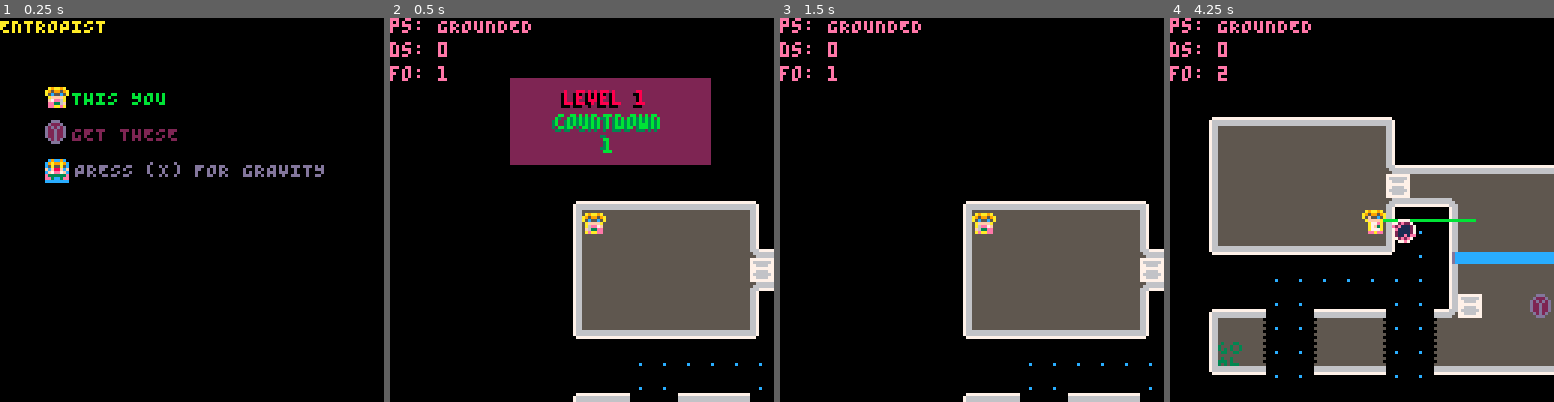
Above: before the commit, frames 1-4 (left to right).
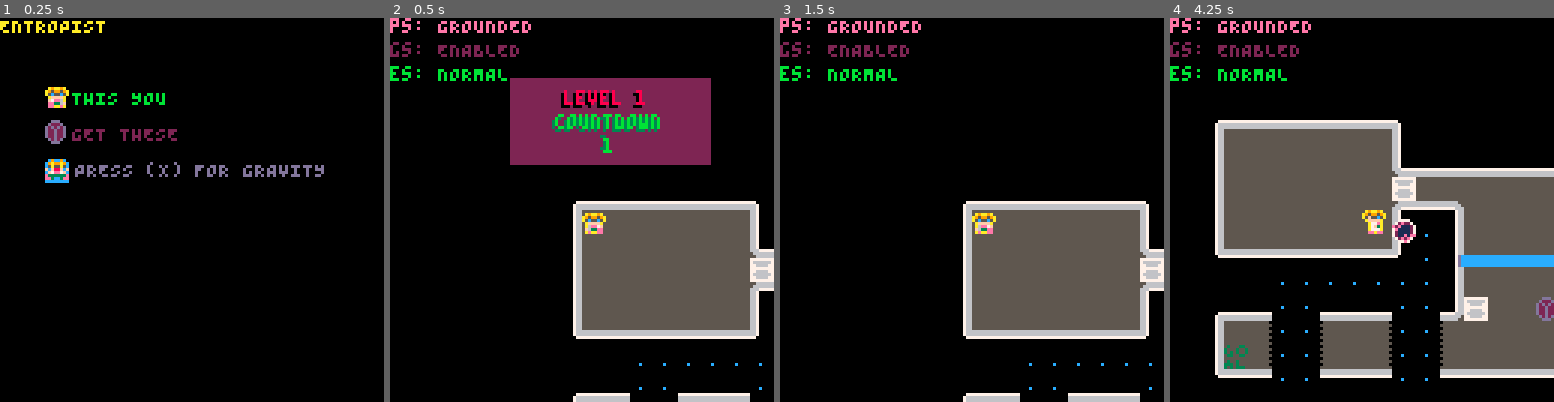
Above: after the commit, the same moments.

Repository: kitasuna/pico8-ttuor
Game: PICO-8 cartridge main.p8
The game is run twice, just before and just after one commit, with the same random seed, the same clock (stepped at 60 frames per second) and the same inputs.
Inputs:
- Up to frame 1 (0.25 s): no input
- Up to frame 2 (0.5 s): tap X (X key) at 0.33 s
- Up to frame 3 (1.5 s): tap O (Z key) at 0.7 s; tap X (X key) at 1.07 s
- Up to frame 4 (4.25 s): hold Right 1.6-2.1 s; tap O (Z key) every 0.4 s from 1.7 to 4.1 s; tap X (X key) at 1.85, 2.97, 4.08 s; hold Up 2.15-2.42 s; hold Right 2.47-3.03 s; hold Left 3.08-3.58 s; hold Down 3.63-3.97 s; hold Right from 4.02 s (still down)

Frame 1 is identical in both runs. In frame 2, 1.0% of the frame differs, in the area x 0-34%, y 6-17%; in frame 3, 1.0%; in frame 4, 13%, in the area x 0-100%, y 6-95%.

Commit message:
Add rotation after grabbing block

Diff:
--- a/const.lua
+++ b/const.lua
@@ -50,5 +50,10 @@
 PLAYER_STATE_GROUNDED = "GROUNDED"
 PLAYER_STATE_FLOATING = "FLOATING"
 PLAYER_STATE_SLIDING = "SLIDING"
+PLAYER_STATE_HOLDING = "HOLDING"
 PLAYER_STATE_DEAD_FALLING = "DEAD_FALLING"
 PLAYER_STATE_DEAD_ZAPPED = "DEAD_ZAPPED"
+
+ENT_STATE_NORMAL = "NORMAL"
+ENT_STATE_BROKEN = "BROKEN"
+ENT_STATE_HELD = "HELD"
--- a/entity.lua
+++ b/entity.lua
@@ -45,7 +45,7 @@
 
   -- String -> { item: Item, beam: Beam }
   ent_man.handle_beam_item_collision = function(name, payload)
-    payload.item.state = "BROKEN"
+    payload.item.state = ENT_STATE_BROKEN
     payload.item.feels_grav = false
     payload.item.vel_x = 0
     payload.item.vel_y = 0
@@ -58,14 +58,77 @@
     })
   end
 
+  ent_man.handle_gbeam_removed = function(name, payload)
+    for k, ent in pairs(ent_man.ents) do
+      if ent.tgt_x != nil or ent.tgt_y != nil then
+        ent.vel_x = 0
+        ent.vel_y = 0
+        ent.tgt_x = nil
+        ent.tgt_y = nil
+      end
+    end
+  end
+
+  ent_man.handle_button = function(name, payload)
+    for k, ent in pairs(ent_man.ents) do
+      if ent.state == ENT_STATE_HELD then
+        if (payload.input_mask & (1 << BTN_O)) == 0 then
+          -- unhand that item!
+          ent.state = ENT_STATE_NORMAL
+        end
+      end
+    end
+  end
+
+  -- String -> { rotation: Rotation, pos_x: Int, pos_y Int }
+  ent_man.handle_player_rotation = function(name, payload)
+    for k, ent in pairs(ent_man.ents) do
+      if ent.state == ENT_STATE_HELD then
+        printh("rotevent: "..payload.rotation)
+        printh("player0: "..payload.pos_x..","..player.pos_y)
+        -- Get coords relative to event coords (payload.pos_x/pos_y)
+        local rot_type = payload.rotation
+        local rel_x = flr(get_center_x(ent) - payload.pos_x)
+        -- y coords are flipped since we're basically working in 4th quadrant
+        -- in our base coord system
+        local rel_y = flr(get_center_y(ent) - payload.pos_y)
+        printh("rel: "..rel_x..","..rel_y)
+        printh("ent: "..ent.pos_x..","..ent.pos_y)
+        printh("player1: "..payload.pos_x..","..player.pos_y)
+        if rot_type == "ROTATION_90_LEFT" then
+          ent.pos_x = payload.pos_x - (-rel_y) - (ent.size_x \ 2)
+          ent.pos_y = payload.pos_y - rel_x - (ent.size_y \ 2)
+        elseif rot_type == "ROTATION_90_RIGHT" then
+          ent.pos_x = payload.pos_x + (-rel_y) - (ent.size_x \ 2)
+          ent.pos_y = payload.pos_y + rel_x - (ent.size_y \ 2)
+        elseif rot_type == "ROTATION_180_RIGHT" then
+          ent.pos_x = payload.pos_x - rel_x - (ent.size_x \ 2)
+          ent.pos_y = ent.pos_y
+        elseif rot_type == "ROTATION_180_LEFT" then
+          ent.pos_x = payload.pos_x - rel_x - (ent.size_x \2)-- - ent.size_x
+          ent.pos_y = ent.pos_y
+        elseif rot_type == "ROTATION_180_UP" then
+          ent.pos_x = ent.pos_x
+          ent.pos_y = payload.pos_y - rel_y - (ent.size_y \ 2)
+        elseif rot_type == "ROTATION_180_DOWN" then
+          ent.pos_x = ent.pos_x
+          ent.pos_y = payload.pos_y - rel_y - (ent.size_y \ 2)
+          --printh("rotright newent: "..ent.pos_x..","..ent.pos_y)
+        end
+
+        printh("newent: "..ent.pos_x..","..ent.pos_y)
+        -- we only need to do this for one ent, so return
+        return
+      end
+    end
+  end
+
   return ent_man
 end
 
 -- Entity -> XPos -> YPos -> Direction -> Entity
 function do_gravity(ent, pos_x, pos_y, direction)
-    printh("Doing grav on:"..ent.type)
   if ent.feels_grav == true then
-    printh("Feeling grav!")
     local ent_vel = 1
     if direction == DIRECTION_UP then
       -- vel should be downwards
@@ -92,8 +155,6 @@
       ent.tgt_x = pos_x
       ent.tgt_y = ent.pos_y
     end
-    printh("tgt: "..ent.tgt_x..","..ent.tgt_y)
-    printh("vel: "..ent.vel_x..","..ent.vel_y)
   end
 
   return ent
@@ -106,8 +167,8 @@
   tmp.vel_y = 0
   tmp.type = ENT_ITEM
   tmp.can_travel = 1 << FLAG_FLOOR
-  tmp.state = "NONE"
-  tmp.frames = { NONE={frames={28}, len=20}, BROKEN={frames={29}, len=20} }
+  tmp.state = ENT_STATE_NORMAL
+  tmp.frames = { NORMAL={frames={28}, len=20}, BROKEN={frames={29}, len=20}, HELD={frames={28}, len=10} }
   tmp.frame_half_step = 0
   tmp.frame_offset = 1
   tmp.feels_grav = true
@@ -124,8 +185,8 @@
   tmp.vel_y = 0
   tmp.type = ENT_BOX
   tmp.can_travel = 1 << FLAG_FLOOR
-  tmp.state = "NONE"
-  tmp.frames = { NONE={frames={43},len=10} }
+  tmp.state = ENT_STATE_NORMAL
+  tmp.frames = { NORMAL={frames={43},len=10}, HELD={frames={43},len=10} }
   tmp.frame_half_step = 0
   tmp.frame_offset = 1
   tmp.feels_grav = true
@@ -270,7 +331,9 @@
         tmp.vel_y = 0
         tmp.tgt_x = nil
         tmp.tgt_y = nil
-      end
-    end
-  end
-end
+        tmp.state = ENT_STATE_HELD
+        qm.ae("ENTITY_REACHES_TARGET", {})
+      end
+    end
+  end
+end
--- a/grav.lua
+++ b/grav.lua
@@ -2,7 +2,8 @@
   local gm = {
     gravities = {},
     projectiles = {},
-    gbeams = {},
+    gbeam = nil,
+    state = "ENABLED",
   }
 
   gm.reset = function()
@@ -44,35 +45,36 @@
 
   -- String -> { pos_x: Int, pos_y: Int, direction: Int, input_mask: Int }
   gm.handle_button = function(name, payload)
-
-     if (payload.input_mask & (1 << BTN_O)) > 0 and count(gm.gbeams) < 1 then
-       local pos_x = payload.pos_x
-       local pos_y = payload.pos_y
-       printh("OrigPos: "..payload.pos_x..","..payload.pos_y)
-       printh("Direction: "..payload.direction)
-       if payload.direction == DIRECTION_UP then
-         pos_y -= 6
-       elseif payload.direction == DIRECTION_DOWN then
-         pos_y += 6
-       elseif payload.direction == DIRECTION_RIGHT then
-         pos_x += 6
-       elseif payload.direction == DIRECTION_LEFT then
-         pos_x -= 6
-       end
-       printh("NewPos: "..pos_x..","..pos_y)
-       local tmp = new_gbeam({pos= {x=pos_x, y=pos_y}, direction=payload.direction})
-
-       add(gm.gbeams, tmp)
-    end
-
-    if (payload.input_mask & (1 << BTN_X)) > 0 then
-      -- Launch gravity, so eliminate existing gravs?
-      -- Maybe need to work this out in level design first
-      if count(gm.projectiles) > 0 then
-        -- del(gm.projectiles, gm.projectiles[1])
-        return
-      end
-
+    if gm.state == "DISABLED" and (payload.input_mask & (1 << BTN_O)) == 0 then
+      gm.state = "ENABLED"
+      return
+    elseif gm.state == "DISABLED" then
+      return
+    end
+
+    if (payload.input_mask & (1 << BTN_O)) > 0 and gm.gbeam == nil then
+      local pos_x = payload.pos_x
+      local pos_y = payload.pos_y
+      if payload.direction == DIRECTION_UP then
+        pos_y -= 6
+      elseif payload.direction == DIRECTION_DOWN then
+        pos_y += 6
+      elseif payload.direction == DIRECTION_RIGHT then
+        pos_x += 6
+      elseif payload.direction == DIRECTION_LEFT then
+        pos_x -= 6
+      end
+      local tmp = new_gbeam({pos= {x=pos_x, y=pos_y}, direction=payload.direction})
+
+      gm.gbeam = tmp
+    elseif (payload.input_mask & (1 << BTN_O)) == 0 and gm.gbeam != nil then
+      -- Remove gbeam
+      gm.gbeam = nil
+      -- Add event to stop affected items
+      qm.ae("GBEAM_REMOVED", {})
+    end
+
+    if (payload.input_mask & (1 << BTN_X)) > 0 and count(gm.projectiles) == 0 then
       local pos_x = payload.pos_x
       local pos_y = payload.pos_y
       if payload.direction == 0 then
@@ -93,6 +95,12 @@
     end
   end
 
+  gm.handle_entity_reaches_target = function(name, payload)
+    -- ej add handling here...
+    gm.state = "DISABLED"
+    gm.gbeam = nil
+  end
+
   gm.update = function()
     for k, g in pairs(gm.gravities) do
       g.update()
@@ -101,11 +109,8 @@
       end
     end
 
-    for k, g in pairs(gm.gbeams) do
-      g.update()
-      if g.state == "DEAD" then
-        del(gm.gbeams, g)
-      end
+    if gm.gbeam != nil then
+      gm.gbeam.update()
     end
 
     for k, p in pairs(gm.projectiles) do
@@ -188,8 +193,6 @@
   tmp.direction = payload.direction
   -- Set to max extent, can always pull this in later
   tmp.tail = { pos = move_in_direction(payload.direction, payload.pos, 30) }
-  -- tmp.size = { x=1, y=1 }
-  tmp.ttl = 30
   tmp.state = "HELD"
 
   -- Move in direction until we hit:
@@ -202,25 +205,21 @@
   while (iter_pos.x != flr(tmp.tail.pos.x) or iter_pos.y != flr(tmp.tail.pos.y)) and not collision_found do
     iter_pos = move_in_direction(payload.direction, iter_pos, 1)
     -- make sprite at this position
-    local tmp_sprite = new_sprite(0, iter_pos.x, iter_pos.y, 2, 2)
+    local tmp_sprite = new_sprite(0, iter_pos.x, iter_pos.y, 4, 4)
     for k, ent in pairs(ent_man.ents) do
-      if collides(tmp_sprite, ent) then
-        tmp.tail.pos.x = iter_pos.x
-        tmp.tail.pos.y = iter_pos.y
-        collision_found = true
-        do_gravity(ent, tmp.head.pos.x, tmp.head.pos.y, payload.direction)
-        break
+      if ent.type != ENT_BEAM then
+        if collides(tmp_sprite, ent) then
+          tmp.tail.pos.x = iter_pos.x
+          tmp.tail.pos.y = iter_pos.y
+          collision_found = true
+          do_gravity(ent, tmp.head.pos.x, tmp.head.pos.y, payload.direction)
+          break
+        end
       end
     end
   end
 
   tmp.update = function()
-    tmp.ttl -= 1
-    if tmp.ttl <= 0 then
-      tmp.state = "DEAD"
-      return
-    end
-
   end
 
   tmp.draw = function()
@@ -284,22 +283,6 @@
   return tmp
 end
 
-function calc_grav(coords_p, coords_g, vel_p, mass_p, mass_g)
-  local ginfo = ldistance(coords_p.x, coords_p.y, coords_g.x, coords_g.y)
-  local gdistance = ginfo.d
-  local G = 3.0
-  local new_vel_x = vel_p.x + ginfo.dxc * (G*mass_p*mass_g) / (gdistance * gdistance)
-  if new_vel_x > MAX_VEL then new_vel_x = MAX_VEL end
-  if new_vel_x < -MAX_VEL then new_vel_x = -MAX_VEL end
-  local new_vel_y = vel_p.y + ginfo.dyc * (G*mass_p*mass_g) / (gdistance * gdistance)
-  if new_vel_y > MAX_VEL then new_vel_y = MAX_VEL end
-  if new_vel_y < -MAX_VEL then new_vel_y = -MAX_VEL end
-  if ginfo.d < 0.5 then
-    return { gdistance = 0, vel = { x = 0, y = 0 } }
-  end
-  return { gdistance = ginfo.d, vel = { x = new_vel_x, y = new_vel_y } }
-end
-
 function ldistance(x0, y0, x1, y1)
   local dist_x = x0 - x1
   local dist_y = y0 - y1
--- a/main.p8
+++ b/main.p8
@@ -55,9 +55,11 @@
 
   camera(-64 + player.pos_x,-64 + player.pos_y)
   map(0, 0, level.map_offset.pos_x, level.map_offset.pos_y, 128, 32)
-  print("ps: "..player.state, player.pos_x-64, player.pos_y-64, 14)
-  print("ds: "..player.deaths, player.pos_x-64, player.pos_y-56, 14)
-  print("fo: "..player.frame_offset, player.pos_x-64, player.pos_y-48, 14)
+  print("ps: "..player.state, player.pos_x-64, player.pos_y-64, CLR_PNK)
+  print("gs: "..grav_man.state, player.pos_x-64, player.pos_y-56, CLR_PRP)
+  print("es: "..ent_man.ents[1].state, player.pos_x-64, player.pos_y-48, CLR_GRN)
+  -- print("ds: "..player.deaths, player.pos_x-64, player.pos_y-56, 14)
+  -- print("fo: "..player.frame_offset, player.pos_x-64, player.pos_y-48, 14)
   -- print("v: "..player.vel_x..":"..player.vel_y, 15)
   -- printh("v: "..player.vel_x..":"..player.vel_y)
   if player.invincible == false or (frame_counter % 4 == 1) then
@@ -72,9 +74,9 @@
     grav.draw()
   end)
 
-  foreach(grav_man.gbeams, function(grav)
-    grav.draw()
-  end)
+  if grav_man.gbeam != nil then
+    grav_man.gbeam.draw()
+  end
 
   foreach(grav_man.projectiles, function(grav)
     grav.draw()
@@ -204,7 +206,7 @@
 function _init()
   cls()
 
-  -- Get that kico
+  -- Set up event queue
   qm = qico()
   qm.at("BUTTON")
   qm.at("FUEL_COLLISION")
@@ -215,6 +217,10 @@
   qm.at("BEAM_ITEM_COLLISION")
   qm.at("PLAYER_DEATH")
   qm.at("PROJ_EXPIRATION")
+  qm.at("GBEAM_REMOVED")
+  qm.at("ENTITY_REACHES_TARGET")
+  qm.at("ENTITY_REACHES_TARGET")
+  qm.at("PLAYER_ROTATION")
 
   -- Set up our score manager
   score_man = new_score_manager()
@@ -230,6 +236,9 @@
   qm.as("ENTITY_GRAV_COLLISION", ent_man.handle_ent_grav_collision)
   qm.as("BEAM_BOX_COLLISION", ent_man.handle_beam_box_collision)
   qm.as("BEAM_ITEM_COLLISION", ent_man.handle_beam_item_collision)
+  qm.as("GBEAM_REMOVED", ent_man.handle_gbeam_removed)
+  qm.as("BUTTON", ent_man.handle_button)
+  qm.as("PLAYER_ROTATION", ent_man.handle_player_rotation)
 
   -- Create gravity manager
   grav_man = new_gravity_manager()
@@ -238,6 +247,7 @@
   qm.as("ENTITY_GRAV_COLLISION", grav_man.handle_ent_grav_collision)
   qm.as("PROJ_PLAYER_COLLISION", grav_man.handle_proj_player_collision)
   qm.as("PLAYER_DEATH", grav_man.handle_player_death)
+  qm.as("ENTITY_REACHES_TARGET", grav_man.handle_entity_reaches_target)
 
   -- Add sprite
   player = new_player(1, 64, 64, 6, 6)
@@ -246,6 +256,7 @@
   qm.as("BEAM_PLAYER_COLLISION", player.handle_beam_player_collision)
   qm.as("PROJ_PLAYER_COLLISION", player.handle_proj_player_collision)
   qm.as("PROJ_EXPIRATION", player.handle_proj_expiration)
+  qm.as("ENTITY_REACHES_TARGET", player.handle_entity_reaches_target)
 
   -- Load levels
   levels = get_levels()
@@ -263,6 +274,7 @@
 end
 
 function init_level(l)
+  printh("init level")
   player.reset(l)
   ent_man.reset()
   for k, e in pairs(l.ents) do
--- a/player.lua
+++ b/player.lua
@@ -80,6 +80,10 @@
     end
   end
 
+  player.handle_entity_reaches_target = function(name, payload)
+    player.state = PLAYER_STATE_HOLDING
+  end
+
   player.handle_button = function(name, payload)
     -- If they're sliding, they can't do much
     if player.state == PLAYER_STATE_SLIDING then
@@ -100,6 +104,40 @@
     if player.state == PLAYER_STATE_FLOATING and (payload.input_mask & (1 << BTN_X) > 0) then
         sc_sliding(player)
         return
+    end
+
+    -- If they're holding, all they can do is change the facing or release holding
+    if player.state == PLAYER_STATE_HOLDING then
+      if payload.input_mask & (1 << BTN_O) == 0 then
+        player.state = PLAYER_STATE_GROUNDED
+        return
+      end
+
+      local new_facing = player.facing
+      if payload.input_mask & (1 << BTN_U) > 0 then
+        new_facing = DIRECTION_UP
+      end
+
+      if payload.input_mask & (1 << BTN_D) > 0 then
+        new_facing = DIRECTION_DOWN
+      end
+
+      if payload.input_mask & (1 << BTN_L) > 0 then
+        new_facing = DIRECTION_LEFT
+      end
+
+      if payload.input_mask & (1 << BTN_R) > 0 then
+        new_facing = DIRECTION_RIGHT
+      end
+
+      local rotation = resolve_rotation(player.facing, new_facing)
+      if rotation != "ROTATION_0" then
+        -- event
+        printh("resolved rot: "..rotation)
+        qm.ae("PLAYER_ROTATION", {rotation=rotation, pos_x=get_center_x(player), pos_y=get_center_y(player)})
+      end
+      player.facing = new_facing
+      return
     end
 
     -- If they're grounded, there's a projectile, and the press is a float toggle, make them float!
@@ -186,7 +224,7 @@
   end
 
   player.draw = function()
-    if player.state == PLAYER_STATE_GROUNDED then
+    if player.state == PLAYER_STATE_GROUNDED or player.state == PLAYER_STATE_HOLDING then
       -- spr(player.frame_base + player.frame_offset, player.pos_x, player.pos_y, 1.0, 1.0, player.flip_x, player.flip_y)
       local frames = player.frames_walking[player.facing + 1]
       spr(frames.anim[player.frame_offset + 1],player.pos_x, player.pos_y, 1.0, 1.0, frames.flip, false)
@@ -205,8 +243,8 @@
   player.update = function(ent_man)
     local map_offset_x = 16
     local map_offset_y = 12
-    local player_center_x = player.pos_x + (player.size_x \ 2)
-    local player_center_y = player.pos_y + (player.size_y \ 2)
+    local player_center_x = get_center_x(player)
+    local player_center_y = get_center_y(player)
 
     local player_next_x = (player_center_x + player.vel_x) -- + (player.facing != 3 and 5 or 1)
     local player_next_y = player_center_y + player.vel_y -- + (player.facing == 2 and 7 or 0)
@@ -328,3 +366,43 @@
     player.state = PLAYER_STATE_SLIDING
     player.can_travel = (1 << FLAG_FLOOR) | (1 << FLAG_GAP)
 end
+
+-- Given two facings, decide how much rotation we just did
+function resolve_rotation(start_facing, end_facing)
+  if start_facing == end_facing then
+    return "ROTATION_0"
+  elseif start_facing == DIRECTION_UP and end_facing == DIRECTION_DOWN then
+    return "ROTATION_180_DOWN"
+  elseif start_facing == DIRECTION_UP and end_facing == DIRECTION_LEFT then
+    return "ROTATION_90_LEFT"
+  elseif start_facing == DIRECTION_UP and end_facing == DIRECTION_RIGHT then
+    return "ROTATION_90_RIGHT"
+  elseif start_facing == DIRECTION_DOWN and end_facing == DIRECTION_UP then
+    return "ROTATION_180_UP"
+  elseif start_facing == DIRECTION_DOWN and end_facing == DIRECTION_RIGHT then
+    return "ROTATION_90_LEFT"
+  elseif start_facing == DIRECTION_DOWN and end_facing == DIRECTION_LEFT then
+    return "ROTATION_90_RIGHT"
+  elseif start_facing == DIRECTION_LEFT and end_facing == DIRECTION_RIGHT then
+    return "ROTATION_180_RIGHT"
+  elseif start_facing == DIRECTION_LEFT and end_facing == DIRECTION_DOWN then
+    return "ROTATION_90_LEFT"
+  elseif start_facing == DIRECTION_LEFT and end_facing == DIRECTION_UP then
+    return "ROTATION_90_RIGHT"
+  elseif start_facing == DIRECTION_RIGHT and end_facing == DIRECTION_UP then
+    return "ROTATION_90_LEFT"
+  elseif start_facing == DIRECTION_RIGHT and end_facing == DIRECTION_DOWN then
+    return "ROTATION_90_RIGHT"
+  elseif start_facing == DIRECTION_RIGHT and end_facing == DIRECTION_LEFT then
+    return "ROTATION_180_LEFT"
+  end
+  return "ROTATION_UNKNOWN"
+end
+
+function get_center_x(sprite)
+    return flr(sprite.pos_x + (sprite.size_x \ 2))
+end
+
+function get_center_y(sprite)
+    return flr(sprite.pos_y + (sprite.size_y \ 2))
+end
